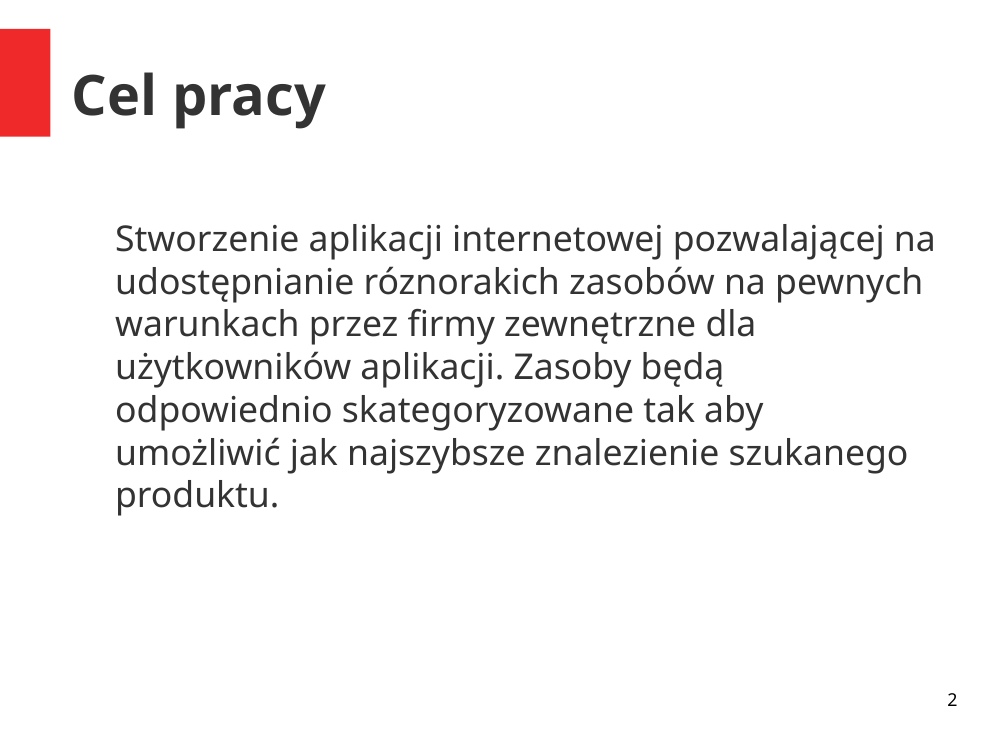
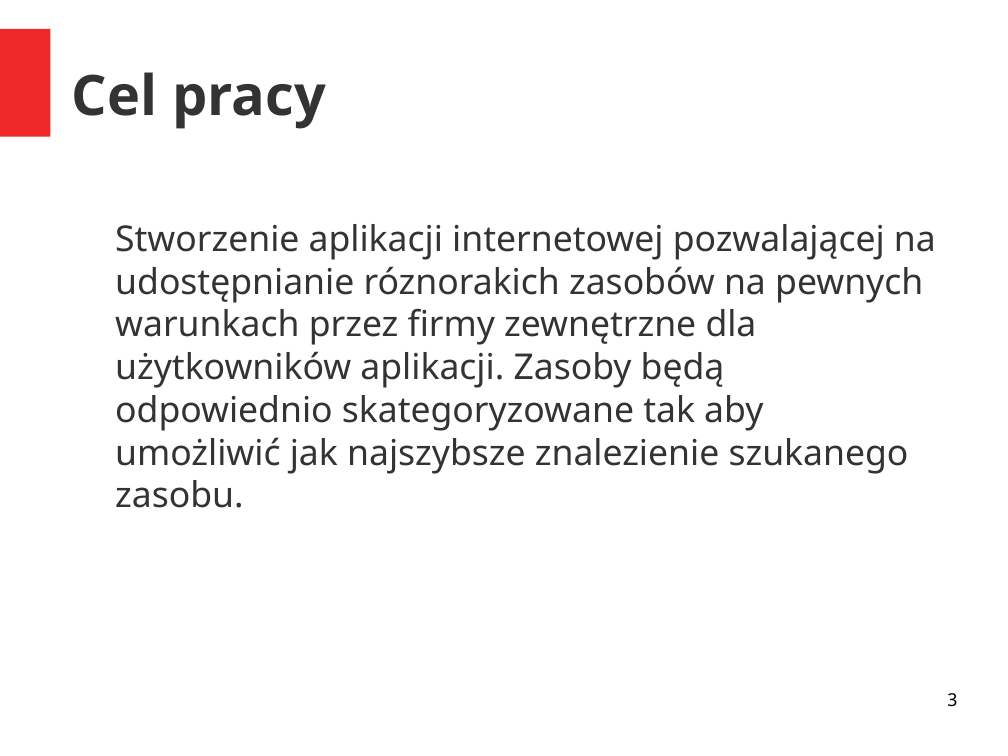
Before and after one commit to AGranosik/IWP, a slide deck: slide 3 of IWP.odp (slide 2 before the commit). Drawn at 1008x756 pixels with LibreOffice and Linux fonts; fonts in the diff are those of the drawing. Boxes give left, top, right and bottom in pixels: in the first picture for what was removed or moved away, otherwise in the second. Text is boxed around its words. In the diff, an @@ line names an element or a change of style, - is before the commit and + after.

```diff
--- a/IWP.odp
+++ b/IWP.odp
@@ text at (115, 224, 936, 508): text changed @@
-Stworzenie aplikacji internetowej pozwalającej na udostępnianie róznorakich zasobów na pewnych warunkach przez firmy zewnętrzne dla użytkowników aplikacji. Zasoby będą odpowiednio skategoryzowane tak aby umożliwić jak najszybsze znalezienie szukanego produktu.
+Stworzenie aplikacji internetowej pozwalającej na udostępnianie róznorakich zasobów na pewnych warunkach przez firmy zewnętrzne dla użytkowników aplikacji. Zasoby będą odpowiednio skategoryzowane tak aby umożliwić jak najszybsze znalezienie szukanego zasobu.
@@ page number at (947, 693, 957, 707): text changed @@
-2
+3
```
Also in this commit, not shown: 3 other slides changed, 2 slides added, 1 slide removed.
